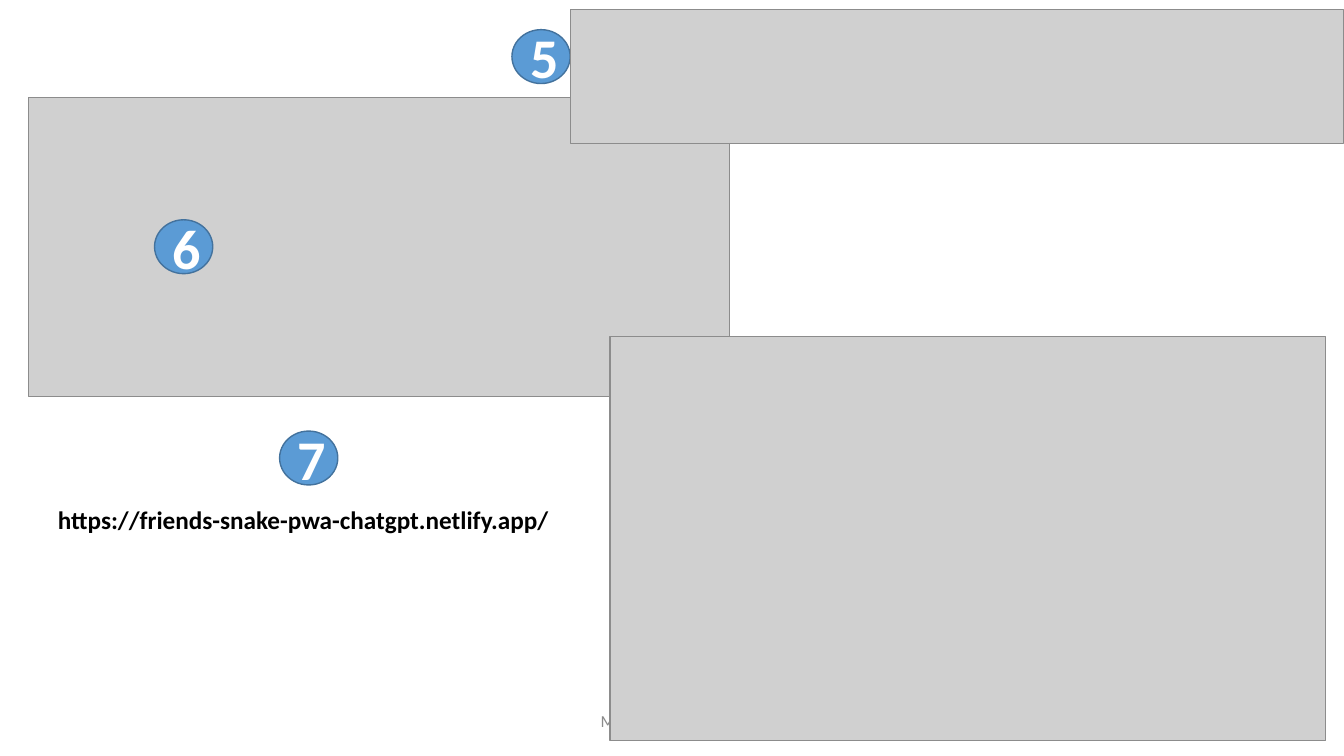
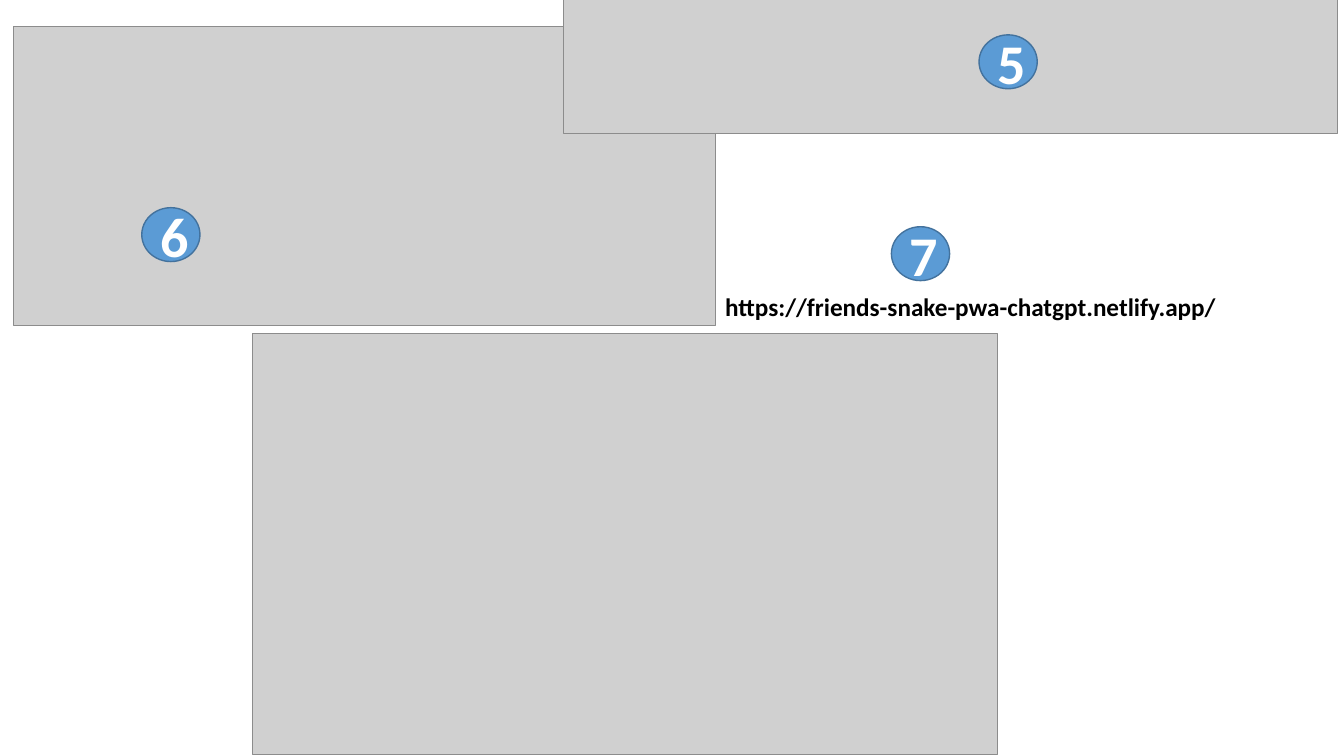
Before and after one commit to mohan4295work/Doc, a slide deck: slide 12 of Artificial Intelligence.pptx. Drawn at 1344x756 pixels with LibreOffice and Linux fonts; fonts in the diff are those of the drawing; grey boxes stand for pictures. Boxes give left, top, right and bottom in pixels: in the first picture for what was removed or moved away, otherwise in the second. Text is boxed around its words. In the diff, an @@ line names an element or a change of style, - is before the commit and + after.

```diff
--- a/Artificial Intelligence.pptx
+++ b/Artificial Intelligence.pptx
@@ picture: place and size @@
-picture at bbox=[28, 97, 730, 396]
+picture at bbox=[14, 26, 716, 326]
@@ picture: place and size @@
-picture at bbox=[571, 10, 1344, 143]
+picture at bbox=[564, 0, 1338, 133]
@@ ellipse "5": place and size @@
-ellipse "5" at bbox=[512, 29, 571, 83]
+ellipse "5" at bbox=[979, 35, 1037, 89]
@@ ellipse "6": place and size @@
-ellipse "6" at bbox=[154, 220, 213, 273]
+ellipse "6" at bbox=[142, 208, 201, 261]
@@ ellipse "7": place and size @@
-ellipse "7" at bbox=[279, 432, 338, 485]
+ellipse "7" at bbox=[891, 227, 950, 280]
@@ text "https://friends-snake-pwa-chatgpt.netlify.app/": place and size @@
-text "https://friends-snake-pwa-chatgpt.netlify.app/" at bbox=[58, 511, 548, 534]
+text "https://friends-snake-pwa-chatgpt.netlify.app/" at bbox=[725, 298, 1215, 321]
@@ picture: place and size @@
-picture at bbox=[610, 337, 1326, 741]
+picture at bbox=[252, 334, 997, 755]
@@ text removed at bbox=[601, 714, 657, 732] @@
-MOHAN SUNDARAM
```
Also in this commit, not shown: 7 other slides changed.
